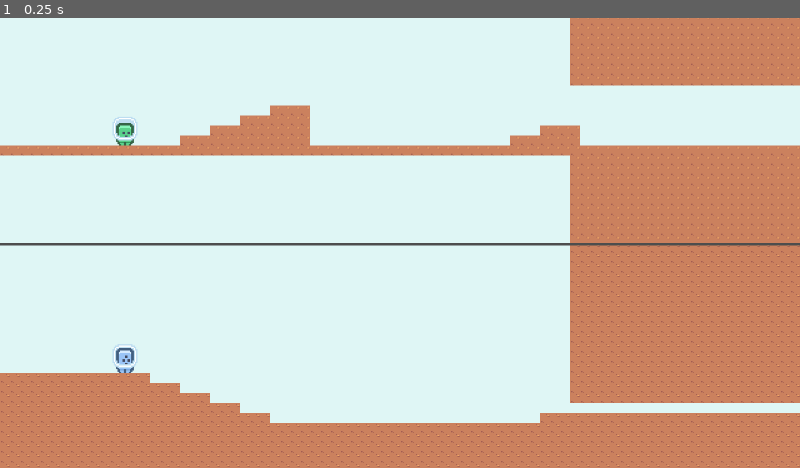
Above: before the commit, frame 1.
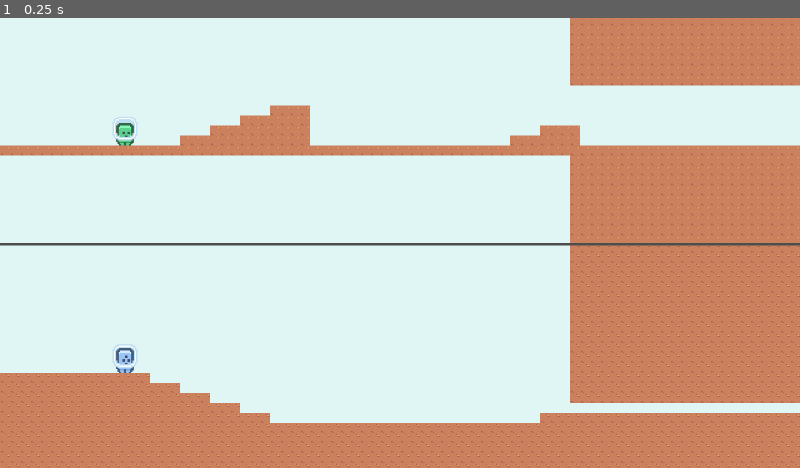
Above: after the commit, the same moment.

Repository: lhoffl/gmtk2024
Game: Godot game, scene res://transference/world/World.tscn
The game is run twice, just before and just after one commit, with the same random seed, the same clock (stepped at 60 frames per second) and the same inputs.
Inputs:
- Up to frame 1 (0.25 s): no input

The runs differ from the first frame. In frame 1, less than 0.1% of the frame differs, in the area x 0-100%, y 0-50%.

Commit message:
more jump number tweaks

Diff:
--- a/transference/characters/players/player.tscn
+++ b/transference/characters/players/player.tscn
@@ -37,8 +37,8 @@
 [node name="Player_1" type="Node2D"]
 script = ExtResource("1_7f2m8")
 jump_height = 100.0
-jump_time_to_peak = 0.5
-jump_time_to_fall = 0.2
+jump_time_to_peak = 0.4
+jump_time_to_fall = 0.3
 
 [node name="CharacterBody2D" type="CharacterBody2D" parent="."]
 
--- a/transference/characters/players/scripts/player.gd
+++ b/transference/characters/players/scripts/player.gd
@@ -8,10 +8,8 @@
 @onready var _raycast_left = $CharacterBody2D/RayCast2D_Left
 @onready var _raycast_right = $CharacterBody2D/RayCast2D_Right
 @export var player_num = 1
-@export var speed = 420.0
+@export var speed = 500.0
 @export var max_speed = 750
-@export var jump_speed = 1000.0
-@export var jump_frames = 10
 @export var mass = 1
 @export var mass_modifier = 0.7
 @export var coyote_frames = 10
@@ -28,12 +26,12 @@
 var current_jump_frames = 0
 var current_coyote_frames = 0
 var coyote_active : bool = true
+var can_double_jump : bool = true
 
 func _ready():
 	_animated_sprite.play("walk_p" + str(player_num))
 	_animated_sprite.flip_h = true
 	_animated_sprite.stop()
-	print(fall_gravity)
 
 func _physics_process(delta):
 	get_input(delta)
@@ -41,7 +39,6 @@
 	_character_body.move_and_slide()
 
 func get_gravity() -> float:
-	print(mass)
 	var jumpMass = clampf(mass, 0.7, 1.5)
 	return jump_gravity * jumpMass if _character_body.velocity.y < 0.0 else fall_gravity * jumpMass
 
@@ -64,15 +61,22 @@
 	if grounded():
 		current_coyote_frames = coyote_frames
 		coyote_active = true
+		can_double_jump = false
 	else:
 		coyote_active = false
 
 	if coyote_active or current_coyote_frames > 0:
 		current_coyote_frames -= 1
 
+	if can_double_jump and Input.is_action_just_pressed("player" + str(player_num) + "_jump"):
+		print("HI")
+		_character_body.velocity.y = jump_velocity
+		can_double_jump = false
+
 	if current_coyote_frames > 0 and Input.is_action_just_pressed("player" + str(player_num) + "_jump"):
 		_character_body.velocity.y = jump_velocity
 		coyote_active = false
+		can_double_jump = true
 		current_coyote_frames = 0
 
 	if Input.is_action_pressed("player" + str(player_num) + "_mass") and goodToGrow():
@@ -99,6 +103,8 @@
 		_animated_sprite.frame = 1
 
 func change_mass(amount):
+
+	# NOTE: could be fun to change mass in air but it currently allows you to break through the floor so leave disable for now
 	if !grounded() || !buddy.grounded():
 		return
 	mass = clamp((mass + amount), 0.1, 1.9)
